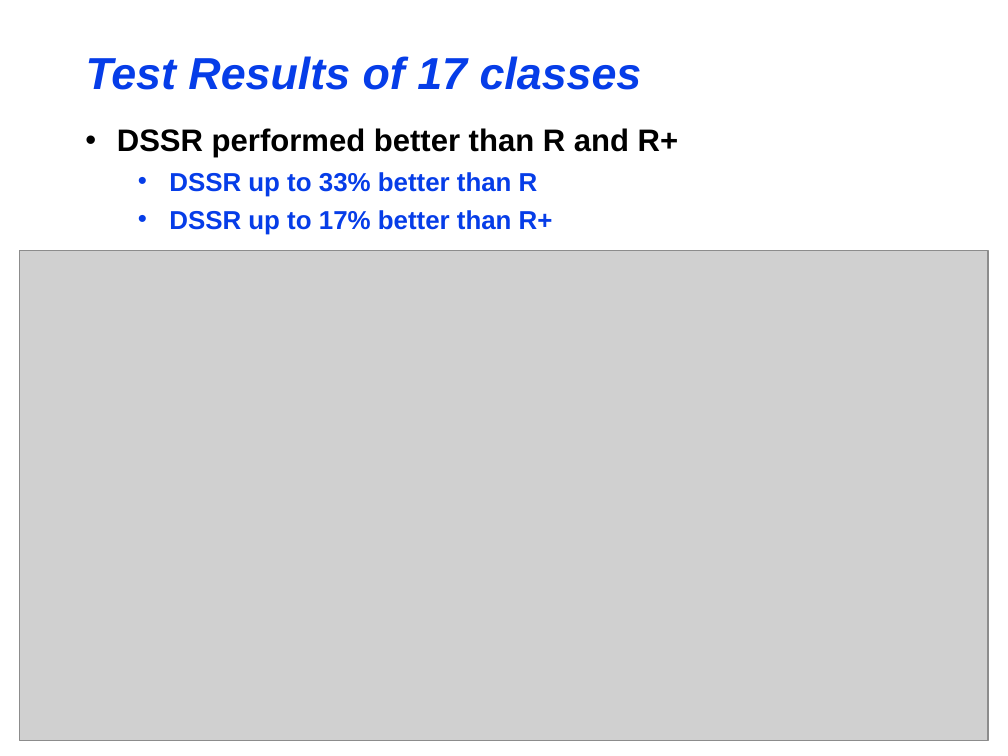
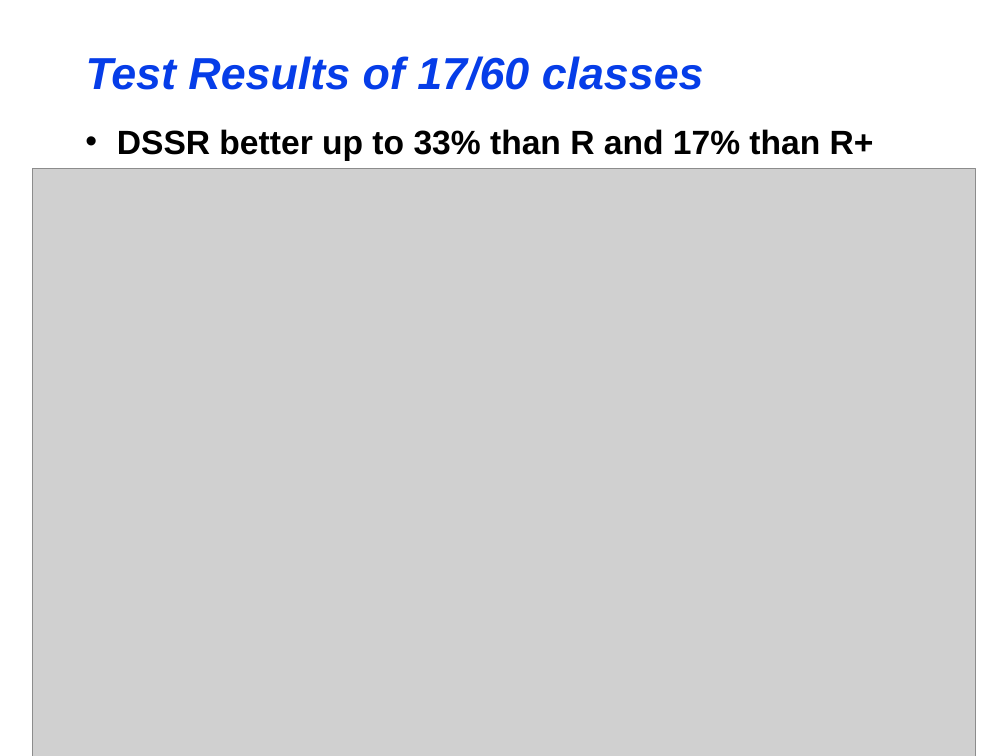
Before and after one commit to maochy/yeti-test, a slide deck: slide 13 of ThesisSeminar/ThesisSeminar.ppt (slide 12 before the commit). Drawn at 1008x756 pixels with LibreOffice and Linux fonts; fonts in the diff are those of the drawing; grey boxes stand for pictures. Boxes give left, top, right and bottom in pixels: in the first picture for what was removed or moved away, otherwise in the second. Text is boxed around its words. In the diff, an @@ line names an element or a change of style, - is before the commit and + after.

```diff
--- a/ThesisSeminar/ThesisSeminar.ppt
+++ b/ThesisSeminar/ThesisSeminar.ppt
@@ title at [86, 56, 704, 90]: text changed @@
-Test Results of 17 classes
+Test Results of 17/60 classes
@@ text at [117, 129, 874, 161]: text changed; size 18.5 to 24 pt; text colour #063DE8 to #000000 @@
-• DSSR performed better than R and R+
-  • DSSR up to 33% better than R
-  • DSSR up to 17% better than R+
+• DSSR better up to 33% than R and 17% than R+
@@ picture: place and size @@
-picture at [20, 251, 989, 741]
+picture at [32, 168, 976, 756]
```
Also in this commit, not shown: 3 other slides changed, 1 slide added, 1 slide removed.
